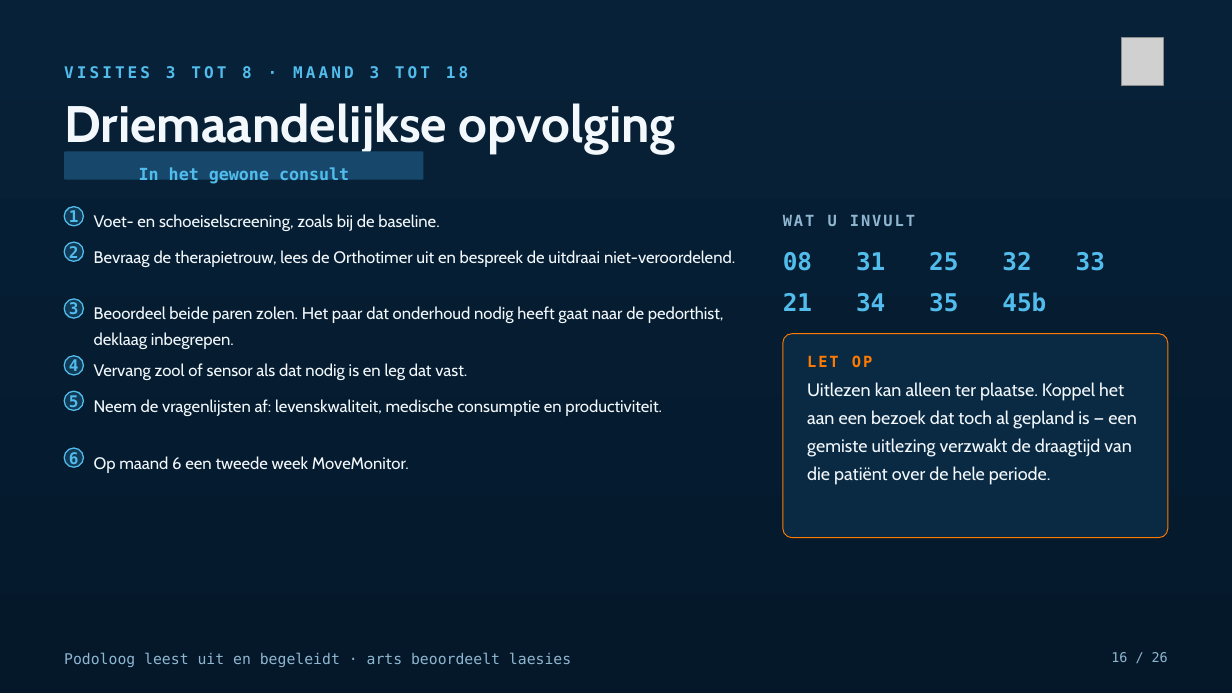
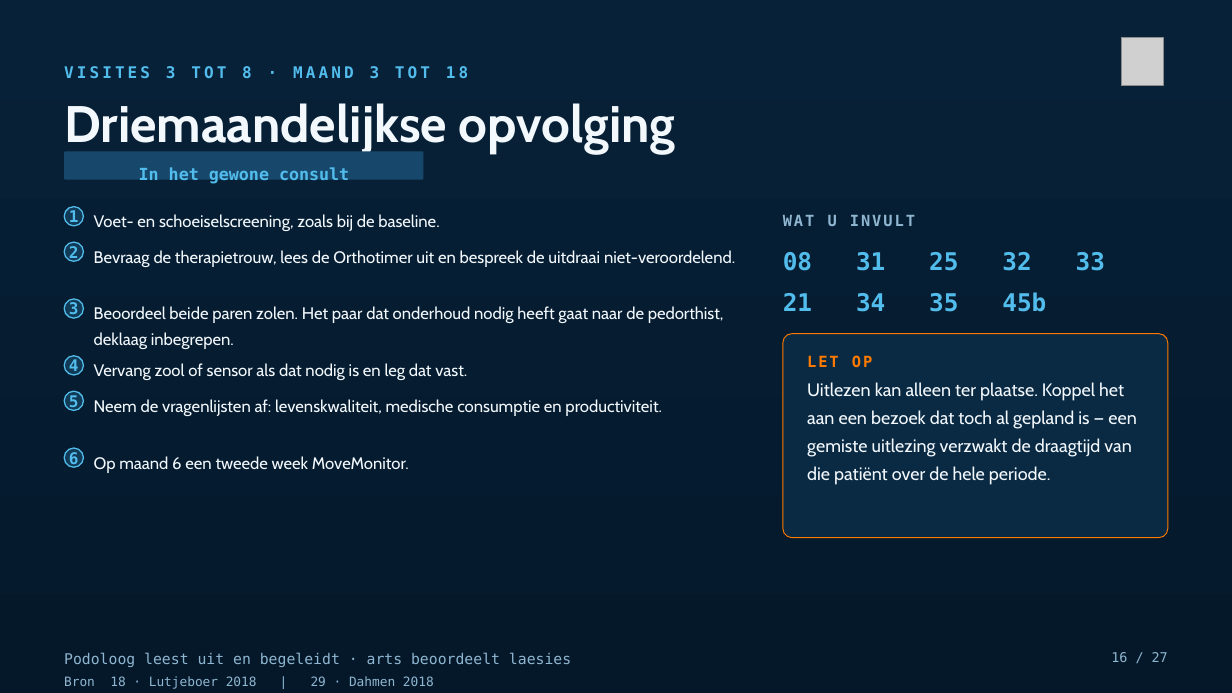
Before and after one commit to Dellfs/paradise-project, a slide deck: slide 16 of PARADISE_presentatie/PARADISE_centra_kort.pptx. Drawn at 1232x693 pixels with LibreOffice and Linux fonts; fonts in the diff are those of the drawing; grey boxes stand for pictures. Boxes give left, top, right and bottom in pixels: in the first picture for what was removed or moved away, otherwise in the second. Text is boxed around its words. In the diff, an @@ line names an element or a change of style, - is before the commit and + after.

```diff
--- a/PARADISE_presentatie/PARADISE_centra_kort.pptx
+++ b/PARADISE_presentatie/PARADISE_centra_kort.pptx
@@ text at (1111, 652, 1168, 662): text changed @@
-16 / 26
+16 / 27
@@ text added at (64, 676, 434, 689), 10 pt, text #8FB6D0 @@
+Bron 18 · Lutjeboer 2018 | 29 · Dahmen 2018
```
Also in this commit, not shown: 21 other slides changed, 1 slide added, 11 other files.
